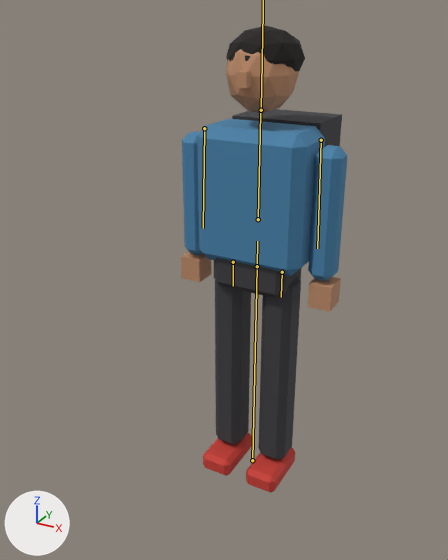
One commit to the glTF model public/assets/ped_slim.glb: the scene before it, then after it.
Before and after are seen from a 50 mm lens placed at (0.999, -2.094, 1.933), pointed at (-0.043, -0.201, 0.986). Every picture has the same lights, and +X, +Y and +Z are marked at lower left. The first picture is the older version. The bones that bend it are drawn over the model as lines.

In view in the first picture: 'ped_slim_arm.L', 'ped_slim_arm.R', 'ped_slim_backpack', 'ped_slim_hair', 'ped_slim_hand.L', 'ped_slim_hand.R', 'ped_slim_head', 'ped_slim_leg.L', 'ped_slim_leg.R', 'ped_slim_nose', 'ped_slim_pelvis', 'ped_slim_shoe.L', 'ped_slim_shoe.R', 'ped_slim_torso'.
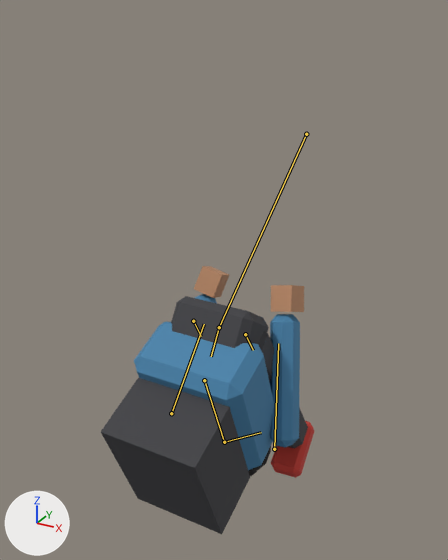
The newer file adds an action. The first version stands in its rest pose; the second is drawn at frame 3 of the action 'Roll'.

The change, as a list of edits to the scene's bpy script:
```text
Change bone_root:
    where bone_root = bpy.data.objects['ped_slim'].pose.bones['root']
    bone_root.location: (0.0, 0.0, 0.0) -> (0.0, 1.43, -0.465)
    bone_root.rotation_quaternion: (1.0, 0.0, 0.0, 0.0) -> (0.448, 0.894, 0.0, 0.0)  # degrees (0, 0, 0) -> degrees (127, 0, 0)
Change bone_hips:
    where bone_hips = bpy.data.objects['ped_slim'].pose.bones['hips']  # child of 'root'
    bone_hips.rotation_quaternion: (1.0, 0.0, 0.0, 0.0) -> (0.985, 0.174, 0.0, 0.0)  # degrees (0, 0, 0) -> degrees (20, 0, 0)
Change bone_chest:
    where bone_chest = bpy.data.objects['ped_slim'].pose.bones['chest']  # child of 'hips'
    bone_chest.rotation_quaternion: (1.0, 0.0, 0.0, 0.0) -> (0.887, 0.462, 0.0, 0.0)  # degrees (0, 0, 0) -> degrees (55, 0, 0)
Change bone_arm_l:
    where bone_arm_l = bpy.data.objects['ped_slim'].pose.bones['arm.L']  # child of 'chest'
    bone_arm_l.rotation_quaternion: (1.0, 0.0, 0.0, 0.0) -> (0.917, -0.38, -0.047, 0.113)  # degrees (0, 0, 0) -> degrees (-45, 0, 14)
Change bone_arm_r:
    where bone_arm_r = bpy.data.objects['ped_slim'].pose.bones['arm.R']  # child of 'chest'
    bone_arm_r.rotation_quaternion: (1.0, 0.0, 0.0, 0.0) -> (0.917, -0.38, 0.047, -0.113)  # degrees (0, 0, 0) -> degrees (-45, 0, -14)
Change bone_head:
    where bone_head = bpy.data.objects['ped_slim'].pose.bones['head']  # child of 'chest'
    bone_head.rotation_quaternion: (1.0, 0.0, 0.0, 0.0) -> (0.94, 0.342, 0.0, 0.0)  # degrees (0, 0, 0) -> degrees (40, 0, 0)
Change bone_leg_l:
    where bone_leg_l = bpy.data.objects['ped_slim'].pose.bones['leg.L']  # child of 'hips'
    bone_leg_l.rotation_quaternion: (1.0, 0.0, 0.0, 0.0) -> (0.537, -0.843, -0.029, 0.019)  # degrees (0, 0, 0) -> degrees (-115, 0, 4)
Change bone_leg_r:
    where bone_leg_r = bpy.data.objects['ped_slim'].pose.bones['leg.R']  # child of 'hips'
    bone_leg_r.rotation_quaternion: (1.0, 0.0, 0.0, 0.0) -> (0.537, -0.843, 0.029, -0.019)  # degrees (0, 0, 0) -> degrees (-115, 0, -4)
```

Pixel boxes [x1, y1, x2, y2] of what changed, in the pictures (448 x 560 px):
'ped_slim_torso', posed (9% wider)
    before: [197, 119, 325, 276]
    after: [134, 322, 274, 470]
'ped_slim_backpack', posed
    before: [232, 109, 342, 147]
    after: [101, 378, 250, 534]
'ped_slim_arm.L', posed (22% narrower)
    before: [308, 145, 347, 281]
    after: [270, 314, 300, 447]
'ped_slim_leg.L', posed
    before: [258, 277, 301, 460]
    after: [258, 330, 308, 449]
'ped_slim_pelvis', posed
    before: [214, 258, 301, 299]
    after: [171, 296, 269, 348]
'ped_slim_leg.R', posed (not visible afterwards)
    before: [215, 280, 251, 445]
'ped_slim_head', posed (not visible afterwards)
    before: [226, 49, 299, 114]
'ped_slim_hair', posed (mostly hidden afterwards)
    before: [226, 26, 305, 72]
    after: [248, 446, 271, 476]
'ped_slim_shoe.L', posed (12% narrower, 23% taller)
    before: [246, 447, 295, 493]
    after: [271, 421, 314, 478]
'ped_slim_arm.R', posed (mostly hidden afterwards)
    before: [182, 131, 203, 255]
    after: [195, 294, 217, 303]
'ped_slim_hand.L', posed
    before: [308, 277, 341, 312]
    after: [271, 285, 304, 312]
'ped_slim_hand.R', posed
    before: [181, 252, 212, 282]
    after: [194, 266, 229, 298]
'ped_slim_nose', posed (not visible afterwards)
    before: [236, 71, 251, 88]
bone 'root', root to tip
    before: (252, 460) to (257, 266)
    after: (306, 134) to (219, 327)
bone 'hips', root to tip
    before: (257, 266) to (257, 241)
    after: (219, 327) to (211, 356)
bone 'chest', root to tip
    before: (258, 219) to (260, 112)
    after: (204, 380) to (224, 441)
bone 'arm.L', root to tip
    before: (321, 140) to (317, 248)
    after: (274, 449) to (278, 343)
bone 'arm.R', root to tip
    before: (204, 128) to (203, 228)
    after: (171, 413) to (204, 324)
bone 'leg.L', root to tip
    before: (282, 272) to (281, 297)
    after: (245, 334) to (253, 350)
bone 'leg.R', root to tip
    before: (233, 262) to (233, 286)
    after: (193, 321) to (201, 336)
